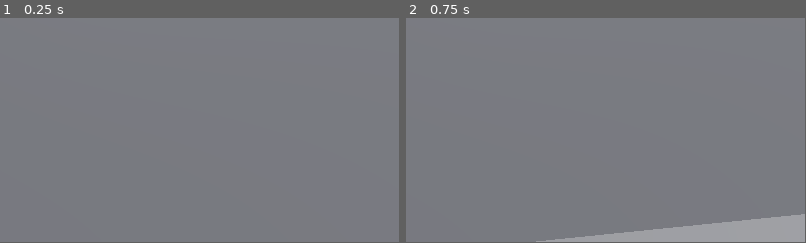
Above: before the commit, frames 1-2 (left to right).
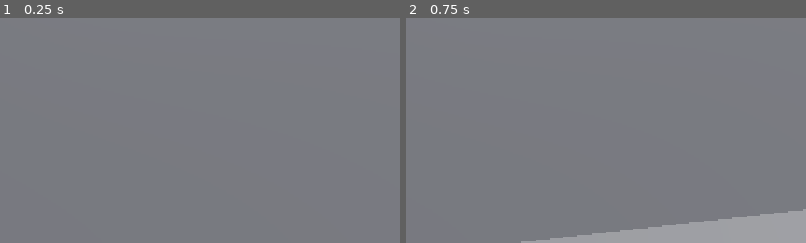
Above: after the commit, the same moments.

Repository: lukeneal-code/sanctuary
Game: Godot game, scene res://scenes/core/main.tscn
Same seed, same stepped clock (60 frames per second), same inputs: the game is played once before the commit and once after it.
Inputs (mouse positions are % of the whole screen's width and height, from its top left):
- Up to frame 1 (0.25 s): no input
- Up to frame 2 (0.75 s): tap Enter at 0.5 s; move the mouse to (55, 49) at 0.52 s; hold W (move_forward) from 0.53 s (still down); hold Ctrl (crouch) from 0.53 s (still down)
The pictures show only the part of the screen within x 50-100%, y 50-100%; the shares and areas given below are measured in that part.
In our replay, the window is 799x449 before the commit and 800x450 after it. These sizes can differ from the game's own. Grey fills any space a smaller window leaves; there, only what the larger window draws over its background counts as a difference.

The runs differ from the first frame. In frame 2, 1.1% of the frame differs, in the area x 28-100%, y 84-100%.

Commit message:
Fullscreen play mode and scaled text sizes

Diff:
--- a/project.godot
+++ b/project.godot
@@ -31,6 +31,13 @@
 [dotnet]
 
 project/assembly_name="Sanctuary"
+
+[display]
+
+window/size/mode=2
+window/size/viewport_width=1280
+window/size/viewport_height=720
+window/stretch/mode="canvas_items"
 
 [input]
 
Not shown, changed: CLAUDE.md
